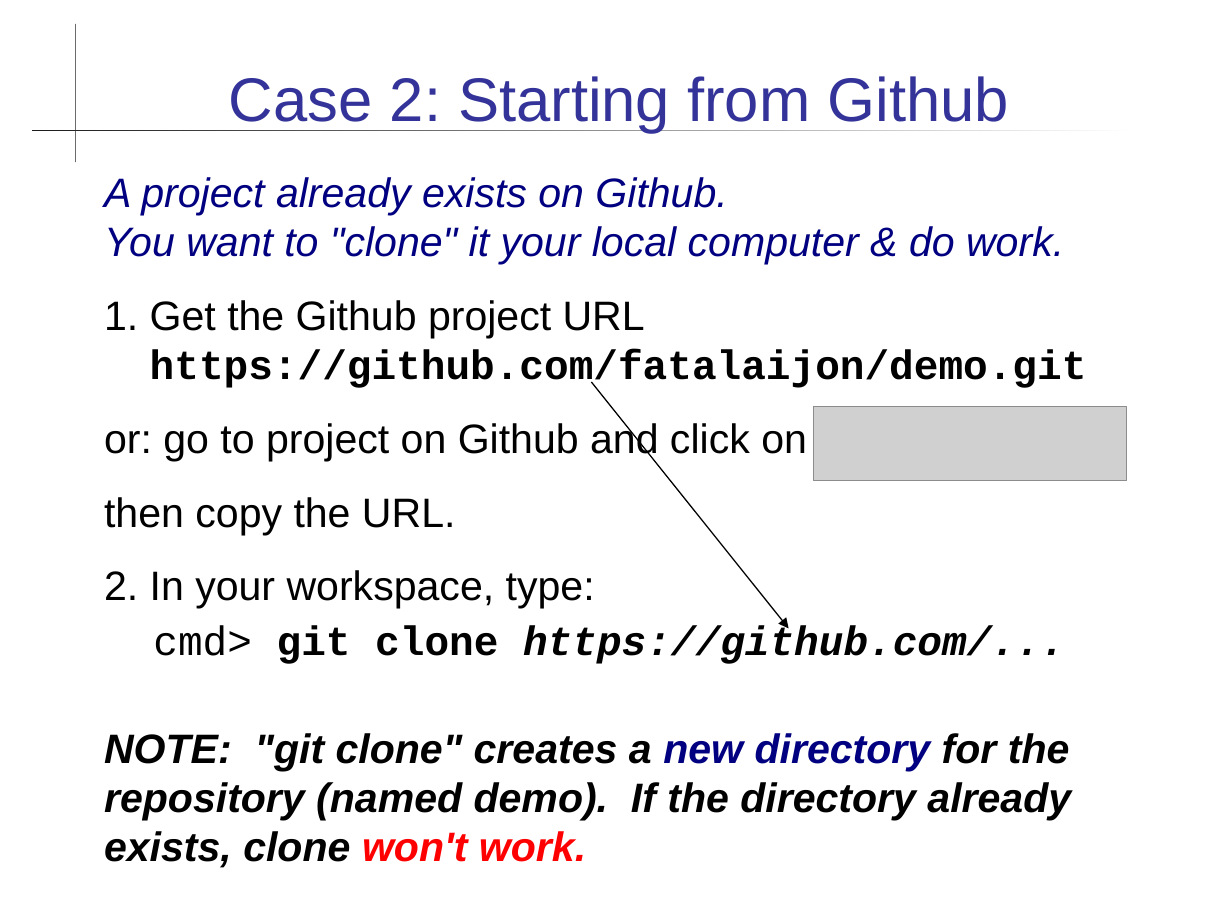
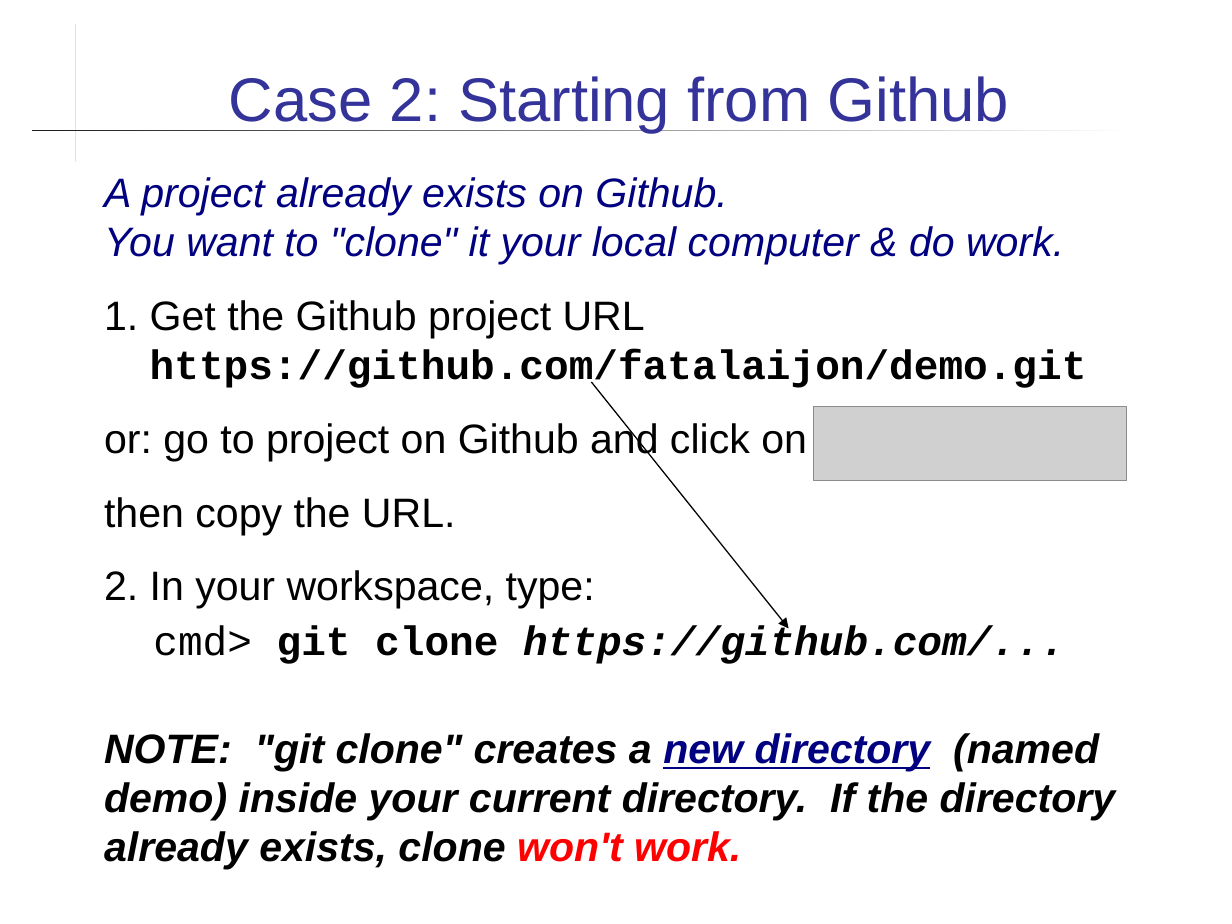
Before and after one commit to skeoop/skeoop.github.io, a slide deck: slide 9 of git/Using-Github.ppt. Drawn at 1232x924 pixels with LibreOffice and Linux fonts; fonts in the diff are those of the drawing; grey boxes stand for pictures. Boxes give left, top, right and bottom in pixels: in the first picture for what was removed or moved away, otherwise in the second. Text is boxed around its words. In the diff, an @@ line names an element or a change of style, - is before the commit and + after.

```diff
--- a/git/Using-Github.ppt
+++ b/git/Using-Github.ppt
@@ text at (x1=104, y1=733, x2=1116, y2=870): text changed @@
-NOTE: "git clone" creates a new directory for the repository (named demo). If the directory already exists, clone won't work.
+NOTE: "git clone" creates a new directory (named demo) inside your current directory. If the directory already exists, clone won't work.
```
Also in this commit, not shown: 10 other slides changed, 10 other files.
